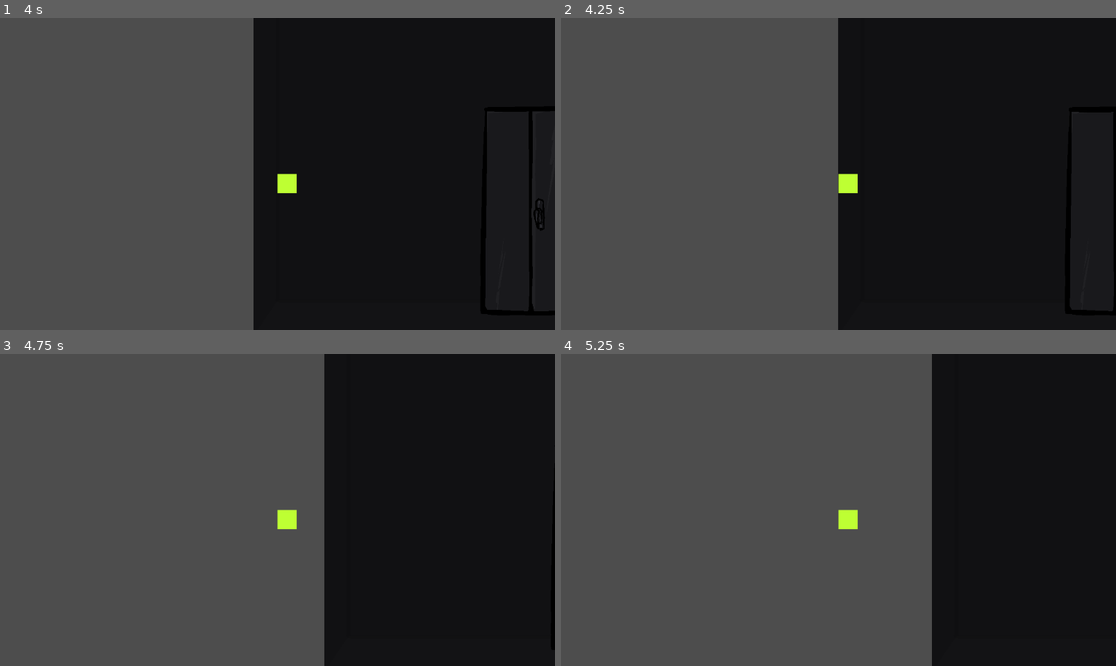
Above: before the commit, frames 1-4 (two rows, left to right).
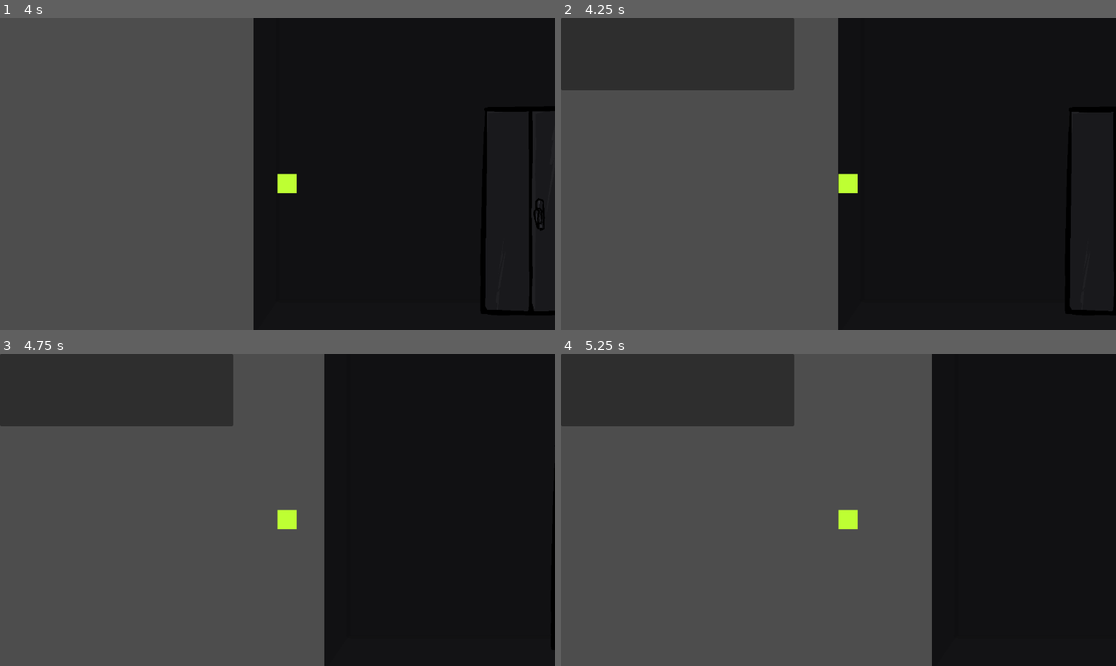
Above: after the commit, the same moments.

Repository: MortalSecond/526h-game
Game: Godot game, scene res://main.tscn
Two runs of this game, one before a commit and one after it. Both use one fixed random seed, a clock stepped at 60 frames per second and the inputs below.
Inputs:
- Up to frame 1 (4 s): tap Enter at 0.5 s; hold Right (ui_right) 0.53-1.28 s; hold Left (ui_left) 1.28-2.03 s; hold Right (ui_right) 2.03-3.53 s; hold Left (ui_left) from 3.53 s (still down)
- Up to frame 2 (4.25 s): keep holding Left (ui_left); tap Q (open_inventory, bound only after the commit) at 4.15 s
- Up to frame 3 (4.75 s): keep holding Left (ui_left)
- Up to frame 4 (5.25 s): keep holding Left (ui_left)

Frame 1 is identical in both runs. In frame 2, 9.7% of the frame differs, in the area x 0-43%, y 0-24%; in frame 3, 9.7%; in frame 4, 9.7%.

Commit message:
Add a super basic slot inventory system and a debug menu to test it

Diff:
--- /dev/null
+++ b/assets/data/slots.json
@@ -0,0 +1,47 @@
+[
+  {
+    "id": "right_hand",
+    "label": "Right Hand",
+    "accepts_sizes": ["SIZE_SMALL", "SIZE_MEDIUM", "SIZE_LARGE"],
+    "accepts_flags": [],
+    "rejects_flags": [],
+    "capacity": 1,
+    "unlocked_by_default": true
+  },
+  {
+    "id": "left_hand",
+    "label": "Left Hand",
+    "accepts_sizes": ["SIZE_SMALL", "SIZE_MEDIUM", "SIZE_LARGE"],
+    "accepts_flags": [],
+    "rejects_flags": [],
+    "capacity": 1,
+    "unlocked_by_default": true
+  },
+  {
+    "id": "mouth",
+    "label": "Mouth",
+    "accepts_sizes": ["SIZE_SMALL"],
+    "accepts_flags": [],
+    "rejects_flags": ["WET", "SHARP"],
+    "capacity": 1,
+    "unlocked_by_default": true
+  },
+  {
+    "id": "left_leg_pocket",
+    "label": "Left Leg Pocket",
+    "accepts_sizes": ["SIZE_SMALL"],
+    "accepts_flags": ["POWDER", "DUST"],
+    "rejects_flags": ["SIZE_MEDIUM", "SIZE_LARGE"],
+    "capacity": 2,
+    "unlocked_by_default": true
+  },
+  {
+    "id": "belt_carabiner_1",
+    "label": "Carabiner #1",
+    "accepts_sizes": ["SIZE_SMALL", "SIZE_MEDIUM"],
+    "accepts_flags": ["DANGLING"],
+    "rejects_flags": ["SIZE_LARGE"],
+    "capacity": 1,
+    "unlocked_by_default": false
+  }
+]
--- a/game_state.gd
+++ /dev/null
@@ -1,10 +0,0 @@
-extends Node
-
-# Which layer the cursor is currently "pointing at."
-var cursor_layer = "midground"
-
-func cycle_layer():
-	if cursor_layer == "midground":
-		cursor_layer = "background"
-	else:
-		cursor_layer = "midground"
--- a/main.tscn
+++ b/main.tscn
@@ -6,6 +6,7 @@
 [ext_resource type="Texture2D" uid="uid://dxpv4mo836gk5" path="res://assets/sprites/objects/cabinet/cabinet.png" id="3_272bh"]
 [ext_resource type="Texture2D" uid="uid://bw3dniwgqkxxs" path="res://assets/sprites/objects/cabinet/cabinetDoor.png" id="4_5vw27"]
 [ext_resource type="Texture2D" uid="uid://b5oc7la1qrvqu" path="res://assets/sprites/foreground/alone/aloneForeground.png" id="6_kek77"]
+[ext_resource type="PackedScene" uid="uid://d2s38atjp6pfi" path="res://scenes/ui/inventory_panel.tscn" id="7_272bh"]
 
 [node name="Node2D" type="Node2D" unique_id=921852018]
 script = ExtResource("1_0xm2m")
@@ -43,3 +44,5 @@
 [node name="Sprite2D" type="Sprite2D" parent="Foreground" unique_id=929972721]
 position = Vector2(-352, 217)
 texture = ExtResource("6_kek77")
+
+[node name="InventoryPanel" parent="." unique_id=1929030594 instance=ExtResource("7_272bh")]
--- a/project.godot
+++ b/project.godot
@@ -17,11 +17,20 @@
 
 [autoload]
 
+SlotRegistry="*uid://dv8gq68go7njm"
 GameState="*uid://badh8j38nok16"
 
 [dotnet]
 
 project/assembly_name="526H"
+
+[input]
+
+open_inventory={
+"deadzone": 0.2,
+"events": [Object(InputEventKey,"resource_local_to_scene":false,"resource_name":"","device":-1,"window_id":0,"alt_pressed":false,"shift_pressed":false,"ctrl_pressed":false,"meta_pressed":false,"pressed":false,"keycode":0,"physical_keycode":81,"key_label":0,"unicode":113,"location":0,"echo":false,"script":null)
+]
+}
 
 [physics]
 
--- /dev/null
+++ b/scenes/ui/inventory_panel.gd
@@ -0,0 +1,53 @@
+extends CanvasLayer
+
+# VBoxContainer that contains our slot rows
+@onready var slot_list = $PanelContainer/VBoxContainer
+
+# Start hidden, then show once the [Inventory] keybind is pressed
+var is_open = false
+
+# Listen for inventory changes, redraw automatically if
+# something is picked up, dropped, or changed
+func _ready() -> void:
+	visible = false
+	GameState.inventory_changed.connect(_redraw)
+	_redraw()
+
+# Toggle inventory on keybind press
+func _input(event: InputEvent) -> void:
+	if event.is_action_pressed("open_inventory"):
+		is_open = !is_open
+		visible = is_open
+		# Redraw so it always shows the current state
+		if is_open:
+			_redraw()
+
+# Redrawing of the visuals and stuff
+func _redraw() -> void:
+	# Clear existing rows
+	for child in slot_list.get_children():
+		child.queue_free()
+
+	# Build one row per unlocked slot
+	for slot_def in SlotRegistry.get_unlocked_slots():
+		var slot_id = slot_def["id"]
+		var contents = GameState.get_slot_contents(slot_id)
+
+		var row = HBoxContainer.new()
+		var slot_label = Label.new()
+		var contents_label = Label.new()
+
+		# Slot Name
+		slot_label.text = slot_def["label"] + ":"
+		slot_label.custom_minimum_size.x = 150
+
+		# Slot Content
+		if contents.is_empty():
+			contents_label.text = "[ Empty ]"
+		else:
+			contents_label.text = ", ".join(contents)
+
+		# Slot Itself
+		row.add_child(slot_label)
+		row.add_child(contents_label)
+		slot_list.add_child(row)
--- /dev/null
+++ b/scenes/ui/inventory_panel.tscn
@@ -0,0 +1,14 @@
+[gd_scene format=3 uid="uid://d2s38atjp6pfi"]
+
+[ext_resource type="Script" uid="uid://dejia480htixe" path="res://scenes/ui/inventory_panel.gd" id="1_7ck5g"]
+
+[node name="InventoryPanel" type="CanvasLayer" unique_id=1929030594]
+layer = 10
+script = ExtResource("1_7ck5g")
+
+[node name="PanelContainer" type="PanelContainer" parent="." unique_id=644751973]
+offset_right = 484.0
+offset_bottom = 150.0
+
+[node name="VBoxContainer" type="VBoxContainer" parent="PanelContainer" unique_id=165376432]
+layout_mode = 2
--- /dev/null
+++ b/scripts/autoload/game_state.gd
@@ -0,0 +1,59 @@
+extends Node
+
+# Which layer the cursor is currently "pointing at."
+var cursor_layer = "midground"
+
+func cycle_layer():
+	if cursor_layer == "midground":
+		cursor_layer = "background"
+	else:
+		cursor_layer = "midground"
+
+# Inventory State
+
+# This dictionary maps slot IDs to arrays of item ID strings.
+# An empty array means the slot is empty.
+var inventory: Dictionary = {}
+var unlocked_slots: Array = []
+
+# Signal for whenever any slot's contents change
+signal inventory_changed
+
+# Builds the inventory dictionary from the definitions
+func initialize_inventory(slot_definitions: Array) -> void:
+	for slot in slot_definitions:
+		inventory[slot["id"]] = []
+		if slot["unlocked_by_default"]:
+			unlocked_slots.append(slot["id"])
+
+# Returns what's currently in a slot.
+# Empty array = empty slot.
+func get_slot_contents(slot_id: String) -> Array:
+	if inventory.has(slot_id):
+		return inventory[slot_id]
+
+	return []
+
+# Attempts to place an item into a slot
+# True if successful, false if locked or full.
+func place_item(slot_id: String, item_id: String) -> bool:
+	# Locked status check
+	if not slot_id in unlocked_slots:
+		return false
+
+	# Rudimentary hardcoded capacity check
+
+	# --- TODO: FLAG VALIDATION!!!! ---
+	var contents = inventory[slot_id]
+	if contents.size() >= 1:
+		return false
+
+	# Add item
+	contents.append(item_id)
+	inventory_changed.emit()
+	return true
+
+func remove_item(slot_id: String, item_id: String) -> void:
+	if inventory.has(slot_id):
+		inventory[slot_id].erase(item_id)
+		inventory_changed.emit()
--- /dev/null
+++ b/scripts/autoload/slot_registry.gd
@@ -0,0 +1,34 @@
+extends Node
+
+# Slot defs loaded from slots.json, keyed by slot ID for fast lookup.
+var _slots: Dictionary = {}
+
+# Once slots are loaded up, initialize GameState's inventory structure.
+func _ready() -> void:
+	_load_slots()
+	GameState.initialize_inventory(_slots.values())
+
+# Fill the slots Dictionary with ID definitions from the slots.json
+func _load_slots() -> void:
+	var file = FileAccess.open("res://assets/data/slots.json/", FileAccess.READ)
+
+	# Error handling for safety's sake
+	if not file:
+		push_error("SlotRegistry: Could not open slots.json")
+		return
+
+	# Deserialize JSON
+	var parsed = JSON.parse_string(file.get_as_text())
+	file.close()
+	for slot_def in parsed:
+		_slots[slot_def["id"]] = slot_def
+
+func get_slot(slot_id: String) -> Dictionary:
+	return _slots.get(slot_id, {})
+
+func get_all_slots() -> Array:
+	return _slots.values()
+
+# Returns ONLY slot definitions that are currently unlocked
+func get_unlocked_slots() -> Array:
+	return (_slots.values().filter(func(s): return s["id"] in GameState.unlocked_slots))
Not shown, added: scenes/ui/inventory_panel.gd.uid
Renamed: game_state.gd.uid -> scripts/autoload/game_state.gd.uid
Not shown, added: scripts/autoload/slot_registry.gd.uid
